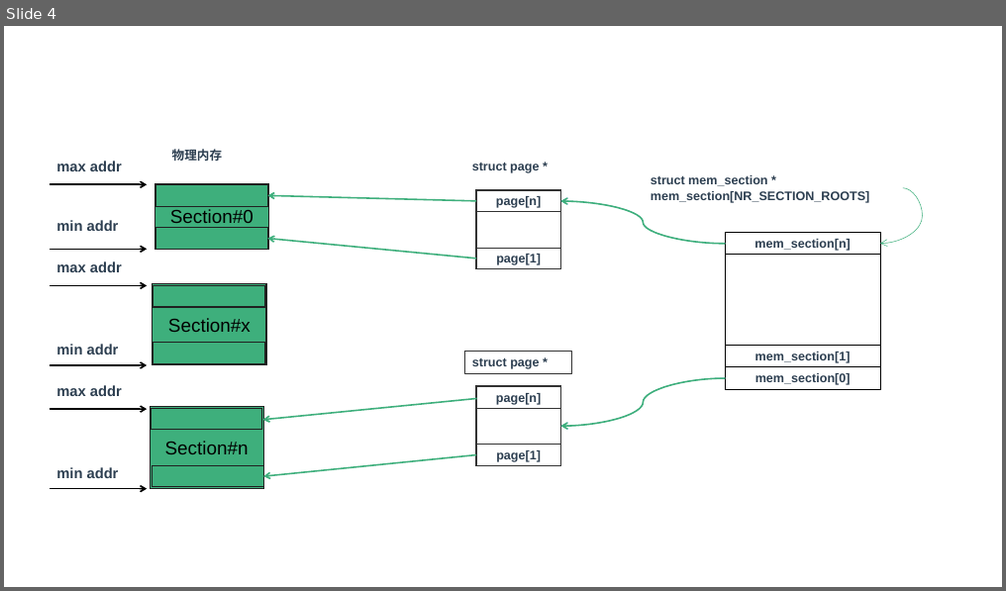
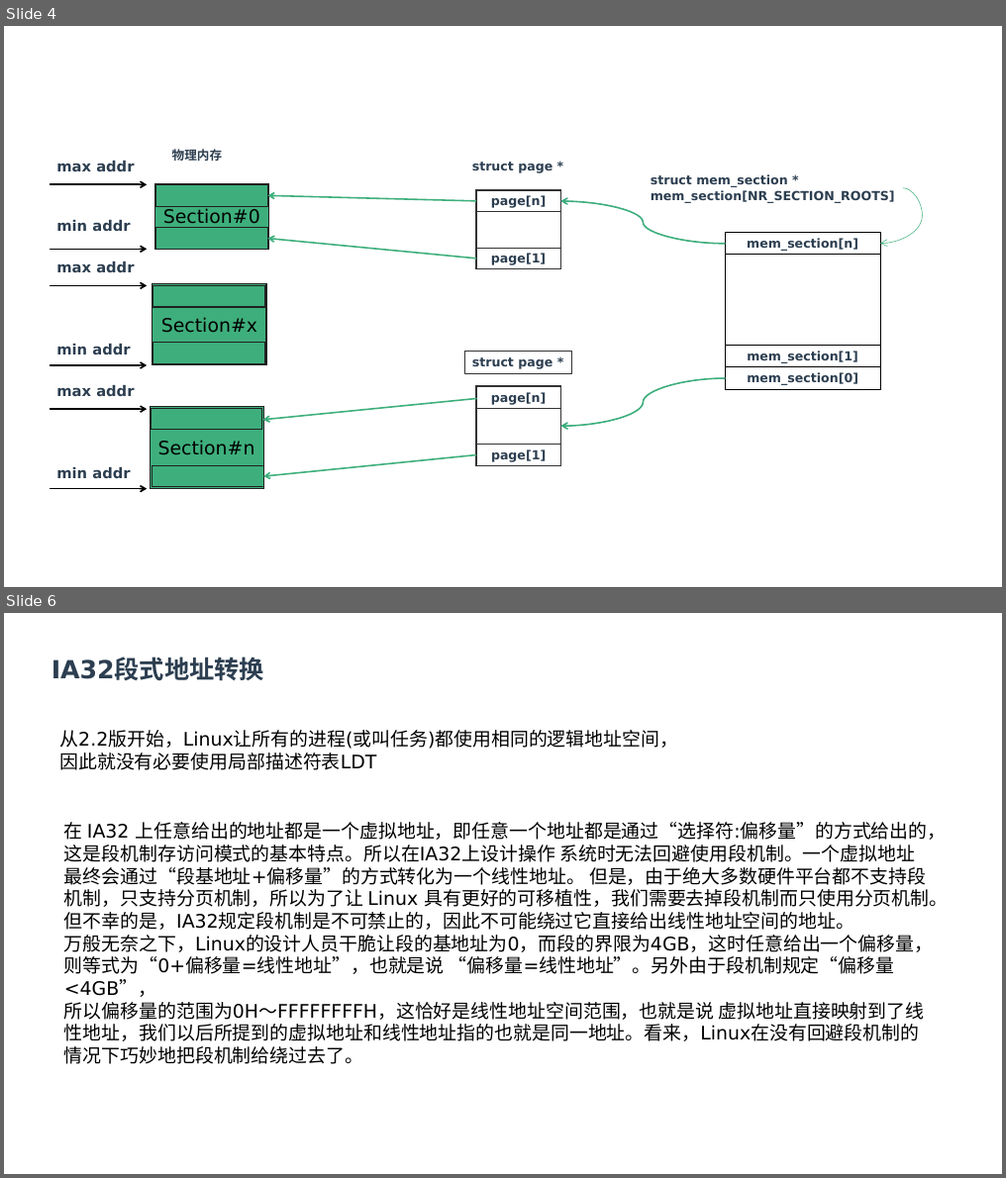
Before and after one commit to zaiqiang-dong/zaiqiang, a slide deck: picture/ppt/memory/memory_modle.pptx. Shown one above the other, each under a label of ours: slide 4 before the commit, slides 4 and 6 after it; the slides between them are not shown. The pictures are 1006x591 and 1006x1178 pixels, drawn with LibreOffice and Linux fonts; fonts in the diff are those of the drawing. Boxes give left, top, right and bottom in pixels: in the first picture for what was removed or moved away, otherwise in the second. Text is boxed around its words. In the diff, an @@ line names an element or a change of style, - is before the commit and + after.

```diff
--- a/picture/ppt/memory/memory_modle.pptx
+++ b/picture/ppt/memory/memory_modle.pptx
@@ slide 6 added at [4, 613, 1002, 1174], background #FFFFFF @@
@@ text added at [52, 658, 264, 680], 24 pt, text #2C3E50, bold @@
+IA32段式地址转换
@@ text added at [59, 730, 678, 770], 18 pt, text #000000 @@
+从2.2版开始，Linux让所有的进程(或叫任务)都使用相同的逻辑地址空间，
+因此就没有必要使用局部描述符表LDT
@@ text added at [64, 822, 947, 1064], 18 pt, text #000000 @@
+在 IA32 上任意给出的地址都是一个虚拟地址，即任意一个地址都是通过“选择符:偏移量”的方式给出的，
+这是段机制存访问模式的基本特点。所以在IA32上设计操作 系统时无法回避使用段机制。一个虚拟地址
+最终会通过“段基地址+偏移量”的方式转化为一个线性地址。 但是，由于绝大多数硬件平台都不支持段
+机制，只支持分页机制，所以为了让 Linux 具有更好的可移植性，我们需要去掉段机制而只使用分页机制。
+但不幸的是，IA32规定段机制是不可禁止的，因此不可能绕过它直接给出线性地址空间的地址。
+万般无奈之下，Linux的设计人员干脆让段的基地址为0，而段的界限为4GB，这时任意给出一个偏移量，
+则等式为“0+偏移量=线性地址”，也就是说 “偏移量=线性地址”。另外由于段机制规定“偏移量<4GB”，
+所以偏移量的范围为0H～FFFFFFFFH，这恰好是线性地址空间范围，也就是说 虚拟地址直接映射到了线
+性地址，我们以后所提到的虚拟地址和线性地址指的也就是同一地址。看来，Linux在没有回避段机制的
+情况下巧妙地把段机制给绕过去了。
@@ slide 4 changed as well @@
@@ font Arial to DejaVu Sans in 19 elements at [154, 184, 268, 249], [56, 220, 130, 231], [56, 161, 134, 173], [152, 283, 266, 366], [56, 262, 134, 274], [56, 344, 130, 355], [650, 174, 895, 203], [725, 233, 880, 255], [725, 368, 880, 390], [725, 345, 880, 368], [150, 407, 263, 489], [56, 385, 134, 397], [56, 468, 130, 478], [476, 190, 561, 212], [476, 248, 561, 270], [472, 162, 552, 174], [476, 387, 561, 409], [476, 445, 561, 467], [465, 352, 572, 374] @@
```
Also in this commit, not shown: 8 other slides changed, 32 other slides added, 23 other files.
